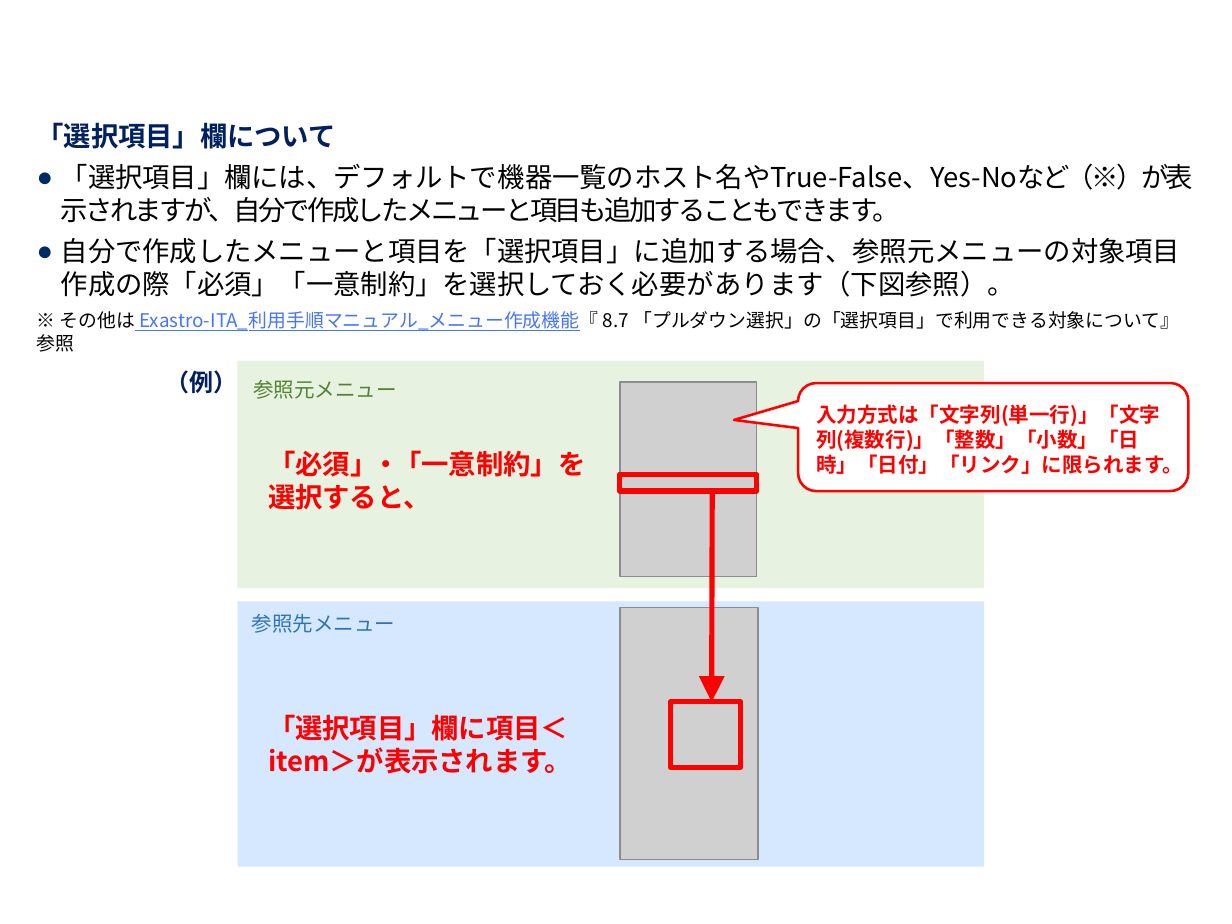
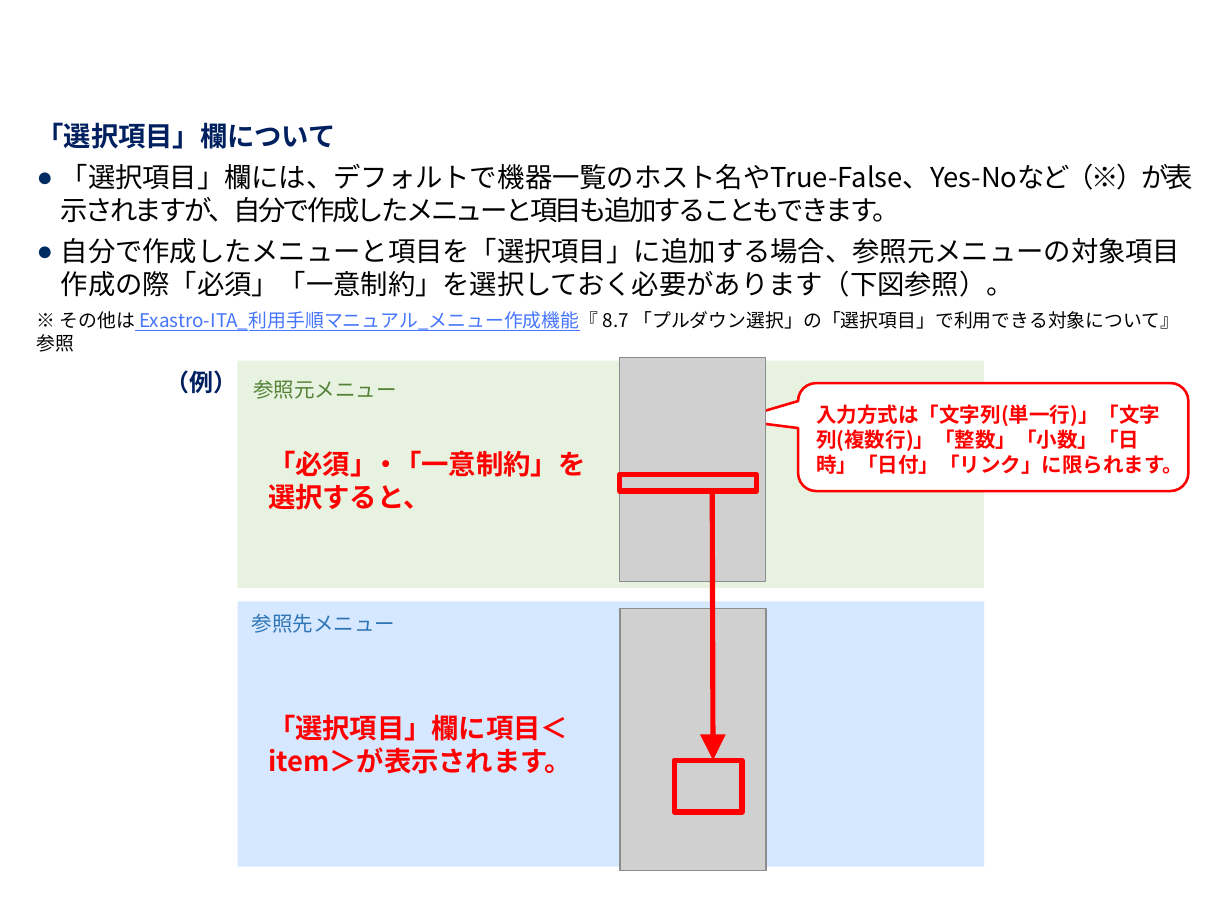
Before and after one commit to exastro-suite/it-automation-docs, a slide deck: slide 41 of asset/Learn_ja/ITA-hg-ps_classroom_lecture_ja.pptx. Drawn at 1232x924 pixels with LibreOffice and Linux fonts; fonts in the diff are those of the drawing; grey boxes stand for pictures; background and template pictures are left out. Boxes give left, top, right and bottom in pixels: in the first picture for what was removed or moved away, otherwise in the second. Text is boxed around its words. In the diff, an @@ line names an element or a change of style, - is before the commit and + after.

```diff
--- a/asset/Learn_ja/ITA-hg-ps_classroom_lecture_ja.pptx
+++ b/asset/Learn_ja/ITA-hg-ps_classroom_lecture_ja.pptx
@@ picture resized from (x1=620, y1=382, x2=756, y2=577) to (x1=620, y1=357, x2=765, y2=582) @@
@@ arrow moved from (712, 492) - (712, 702) to (712, 492) - (713, 760) @@
@@ picture resized from (x1=620, y1=607, x2=758, y2=860) to (x1=620, y1=609, x2=766, y2=871) @@
@@ rectangle resized from (x1=670, y1=702, x2=740, y2=768) to (x1=674, y1=760, x2=742, y2=812) @@
```
Also in this commit, not shown: 15 other slides changed, 2 slides added, 1 slide removed, 1 other file.
